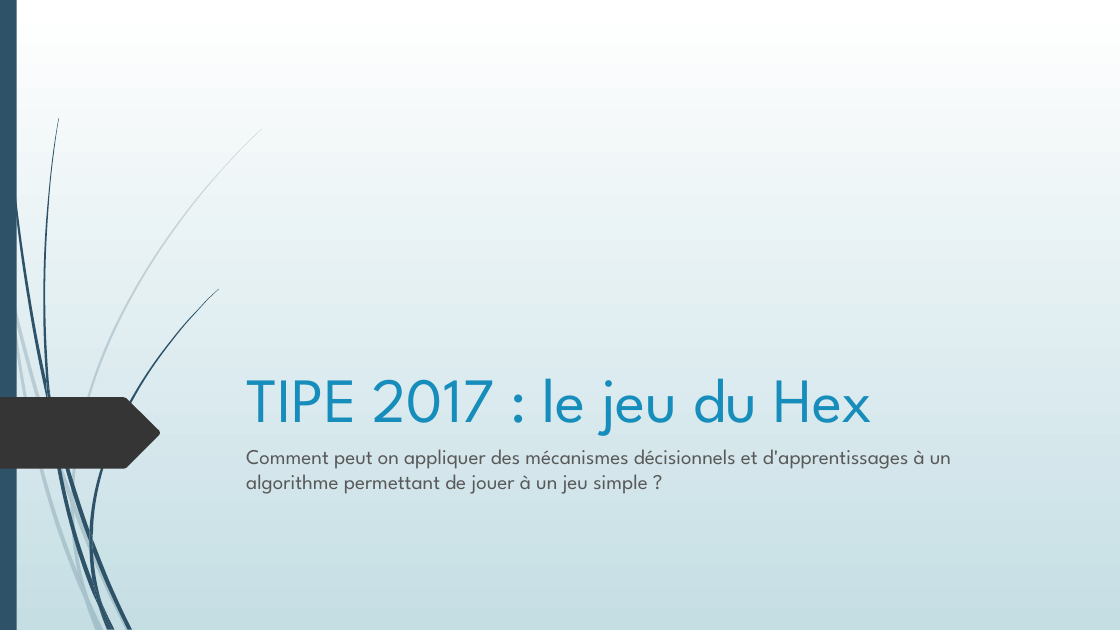
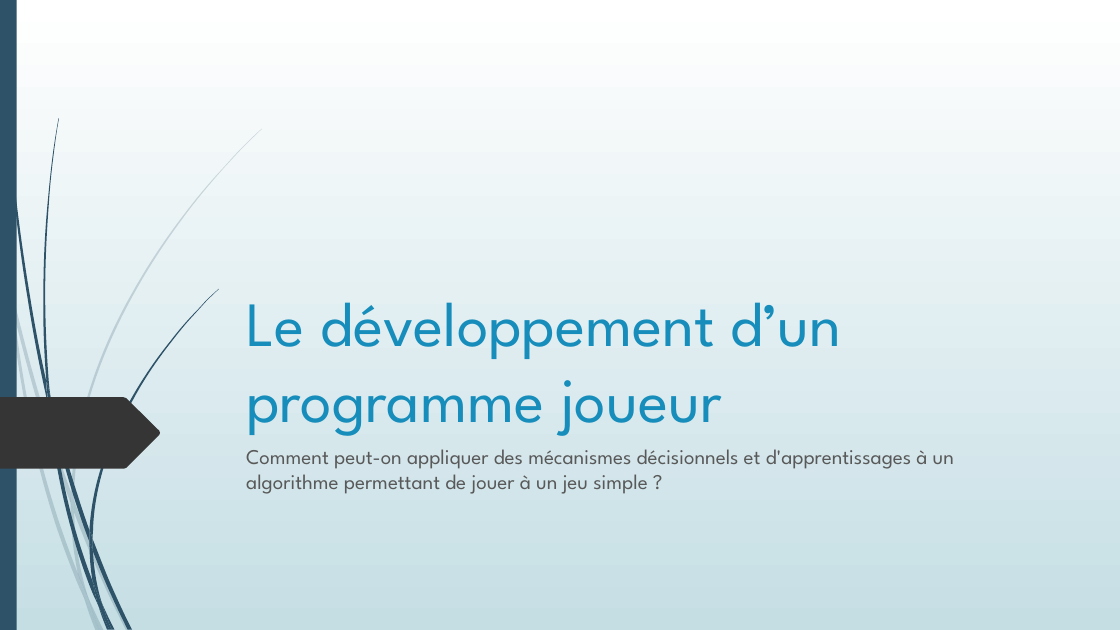
Before and after one commit to yarduoc/HexAI, a slide deck: slide 1 of PresentationTibo/TIPE 2017.pptx. Drawn at 1120x630 pixels with LibreOffice and Linux fonts; fonts in the diff are those of the drawing. Boxes give left, top, right and bottom in pixels: in the first picture for what was removed or moved away, otherwise in the second. Text is boxed around its words. In the diff, an @@ line names an element or a change of style, - is before the commit and + after.

```diff
--- a/PresentationTibo/TIPE 2017.pptx
+++ b/PresentationTibo/TIPE 2017.pptx
@@ title at box(246, 302, 842, 436): text changed @@
-TIPE 2017 : le jeu du Hex
+Le développement d’un programme joueur
@@ subtitle at box(246, 449, 954, 494): text changed @@
-Comment peut on appliquer des mécanismes décisionnels et d'apprentissages à un algorithme permettant de jouer à un jeu simple ?
+Comment peut-on appliquer des mécanismes décisionnels et d'apprentissages à un algorithme permettant de jouer à un jeu simple ?
```
Also in this commit, not shown: 4 other slides changed, 14 slides added, 2 other files.
